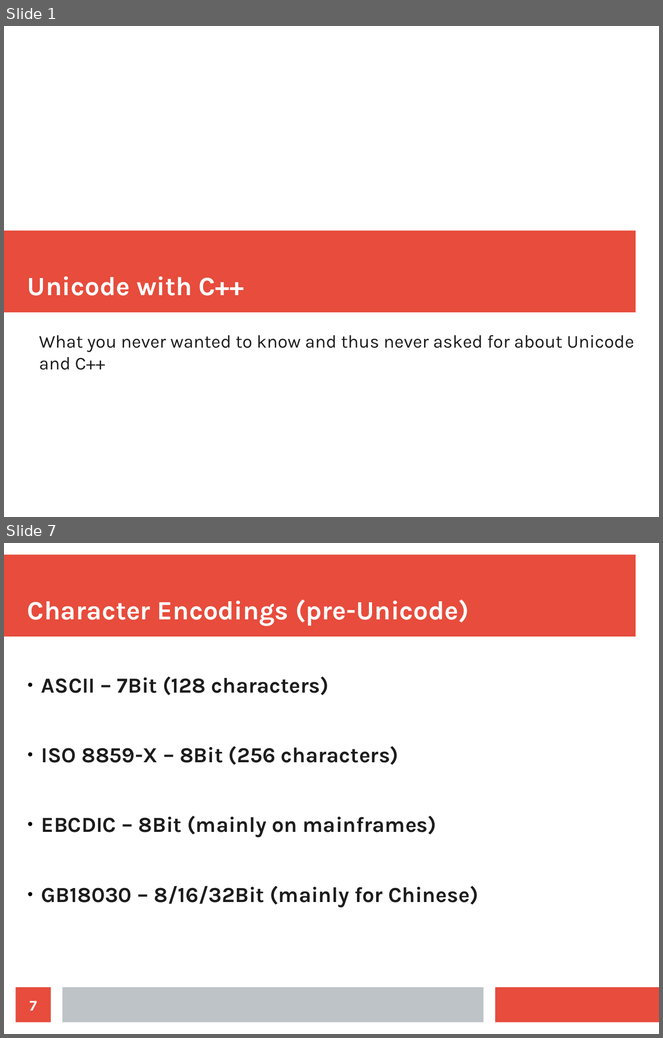
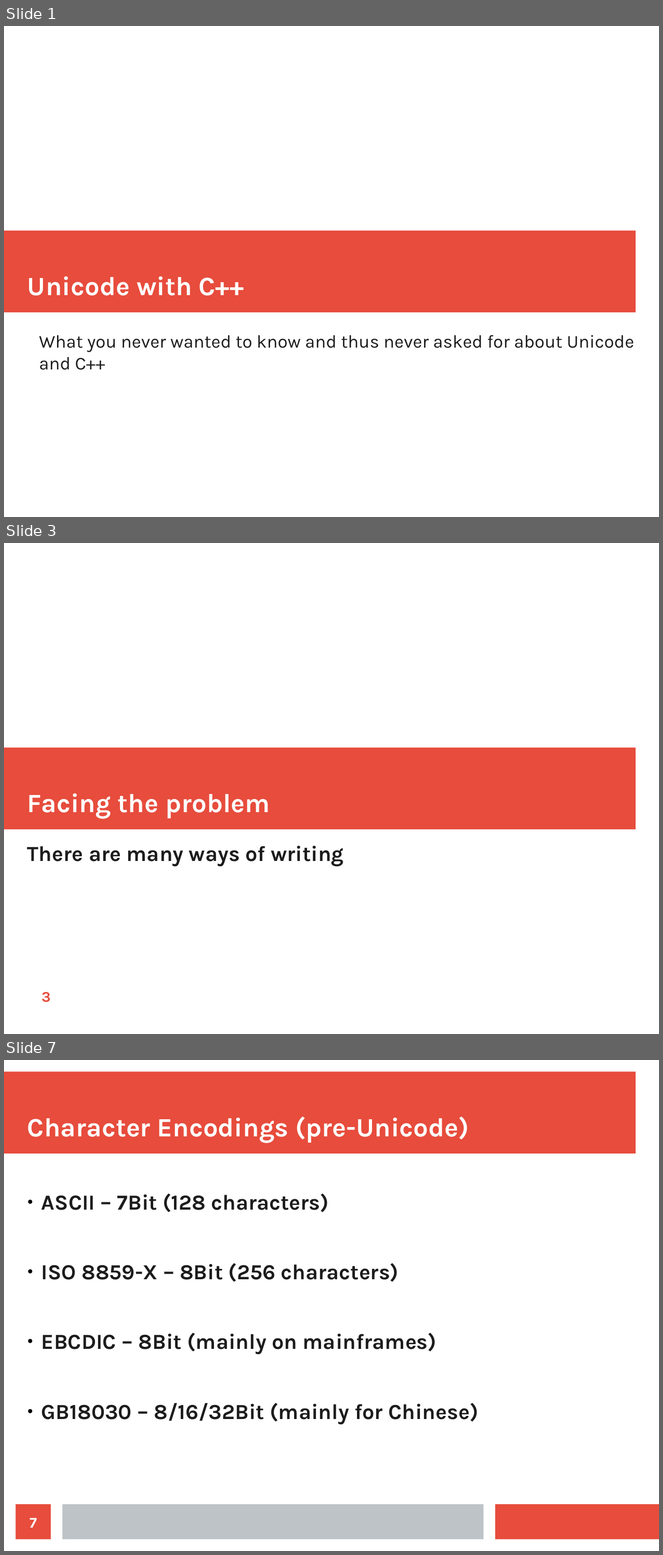
Before and after one commit to CPPUserGroups/Germany-Hamburg, a slide deck: unicode/slides.odp. Shown one above the other, each under a label of ours: slides 1 and 7 before the commit, slides 1, 3 and 7 after it; the slides between them are not shown. The pictures are 663x1038 and 663x1555 pixels, drawn with LibreOffice and Linux fonts; fonts in the diff are those of the drawing. Boxes give left, top, right and bottom in pixels: in the first picture for what was removed or moved away, otherwise in the second. Text is boxed around its words. In the diff, an @@ line names an element or a change of style, - is before the commit and + after.

```diff
--- a/unicode/slides.odp
+++ b/unicode/slides.odp
@@ slide 3 added at box(4, 543, 659, 1034), background #FFFFFF; not listed: 1 template element that a slide beside it also shows @@
@@ title added at box(27, 794, 270, 819), 32 pt, text #FFFFFF, bold @@
+Facing the problem
@@ text added at box(27, 846, 344, 867), 26 pt, text #1C1C1C, bold @@
+There are many ways of writing
@@ page number added at box(41, 992, 51, 1003), 18 pt, text #E74C3C, bold @@
+3
```
Also in this commit, not shown: 5 slides changed, 7 other slides added, 1 slide removed, 2 other files.
